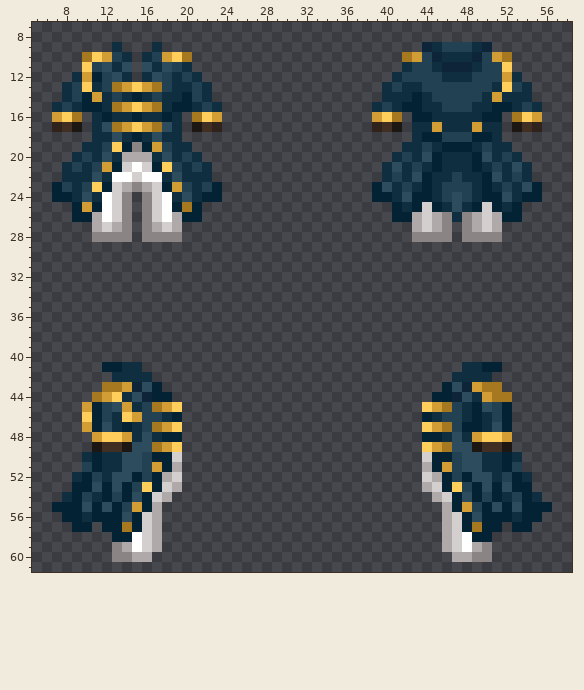
File history of a pixel-art sprite, Resources/Textures/Clothing/Uniforms/Jumpskirt/capformaldress.rsi/equipped-INNERCLOTHING.png. Above: the version before the commit.
The file is 64x64 pixels. Shown: x 5..58, y 7..61.
New version:
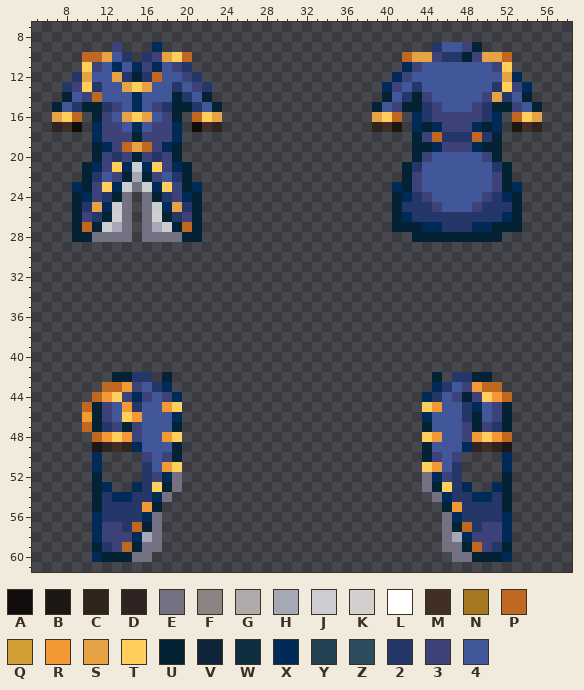
Palette (. is transparent): A #110d0c  B #1d1714  C #2f231c  D #2f2323  E #747182  F #8a8484  G #afa9a9  H #a5a9b6  J #cbcdd1  K #d4cfcf  L #ffffff  M #412f24  N #a6781f  P #c06822  Q #d39d36  R #f29835  S #e6a345  T #ffce5b  U #032234  V #0e2539  W #0f2e40  X #002a57  Y #224153  Z #2d4c5e  2 #253769  3 #3d4379  4 #41579a
What changed:
@@ x 5..58 @@
  8 ......................................................
- 9 ........W...W..........................VWYYYWV........
-10 .....NTQYW.WYQTN.....................NQYVWWWVYQN......
-11 .....TYZWZ.ZWZYW.....................WYYWVVVWYYT......
-12 ....WQUYZW.WZYWYW...................WYYYYWWWYYYQW.....
-13 ...WYTWYNQTQNYWWYW.................WYWWYYYYYYYWTYW....
-14 ...WYUQWYWUWYWWUYW.................WWWUWYYYYYWQWWW....
-15 ..WYWUUWNQTQNWUUWYW...............WYWUUWWYYYWWUUWYW...
-16 ..QTN.WUWWUWWUW.NTQ...............QTN.UUWWWWWUU.NTQ...
-17 ..CMB.WZNQTQNZW.BMC...............CMB.WWQWWWQWW.BMC...
-18 ......WWZWUWZWW.......................WUUYYYUUW.......
-19 .....WWYTUFUQYWW.....................WWYWUUUWYWW......
-20 ....WYWZWGGGWZWYW...................WYWZUWWWUZWYW.....
-21 ...WYWYQUKLKUTYWYW.................WZWYWUWWWUWYWZW....
-22 ...WWWZWLLKLLWZWWW.................WYWZUWWYWWUZWYW....
-23 ..UYWYTUKGFGKUQYWYU...............UZWYWUWYYYWUWYWZU...
-24 ..UUWZWLKF.FKLWZWUU...............UUWZUUWYZYWUUZWUU...
-25 ....UQULKF.FKLUNU...................UWUKUWZWUKUWU.....
-26 ....UUGLKF.FKLGUU...................UUGKGFWFGKGUU.....
-27 ......GKGF.FGKG.......................GKGF.FGKG.......
-28 ......FFFF.FFFF.......................FFFF.FFFF.......
+ 9 ........3...X...........................2443U.........
+10 .....PPS42.23STP.....................PSS322U3SSP......
+11 .....T34X4X3X432.....................X344444443T......
+12 ....2S44S2U2P4432...................X3444444444SX.....
+13 ...23T244STS442432.................X34244444442T3X....
+14 ...U43P444X444U24U.................U42U3444443S24U....
+15 ..U42UU234X432UU24U...............U43UU2344432UU34U...
+16 ..STP.U34STS43U.PTS...............STP.X2333332X.PTS...
+17 ..DMA.X334X433X.AMD...............CMB.XUX333XUX.BMC...
+18 ......X333U333X.......................U3P222P2U.......
+19 ......UX3PSP3XU.......................UUX333XUU.......
+20 ......U323U323U.......................U3444443U.......
+21 .....UX3TXJXT3XU.....................U244444442U......
+22 .....U243UHU342U.....................U344444443U......
+23 ....XU3TXJEJXT3UX...................XU344444443UX.....
+24 ....UX32UE.EU23XU...................UX234444432XU.....
+25 ....U2SXJE.EJXS2U...................U22234443222U.....
+26 ....U32UKE.EKU23U...................UX222222222XU.....
+27 ....UPUJHE.EHJUPU...................UUUXX222XXUUU.....
+28 ....UUEEEE.EEEEUU.....................UUUUUUUUU.......
 29 ......................................................
@@ x 5..58 @@
 40 ......................................................
-41 .......UUWW................................WWUU.......
-42 ........WWWW..............................WWWW........
-43 .......NNQVZU............................UZVQNN.......
-44 ......NQTWZVUU..........................UUVZWQNN......
-45 .....QUYZQWYNQT........................TQNYWUZYU......
-46 .....TUYWTQYYWU........................UWYYWUWYU......
-47 .....QUZWUWYNQT........................TQNYUUWZU......
-48 ......QTTQWZWUU........................UUWZWQTTQ......
-49 ......BMMBZZNQT........................TQNZZBMMB......
-50 .....WUWWZZYUUK........................KUUYZZWWUW.....
-51 .....YUWWZZYQUG........................GUQYZZWWUY.....
-52 ....WUYWZZUYUGK........................KGUYUZZWYUW....
-53 ....UUZUZUYTUKG........................GKUTYUZUZUU....
-54 ...WUYWUYUZUKG..........................GKUZUYUWYUW...
-55 ..UUUZUZUYQUG............................GUQYUZUZUUU..
-56 ...UUWUUUZUKG............................GKUZUUUWUU...
-57 ....UU.UUNUKG............................GKUNUU.UU....
-58 ........UULKG............................GKLUU........
-59 ........FGLKG............................GKLGF........
-60 ........FFGG..............................GGFF........
+41 ......................................................
+42 ........UU22.U..........................U.22UU........
+43 .......PPR342X..........................X243RPP.......
+44 ......PRT3X343X........................X243U3TRP......
+45 .....PU34R244RT........................TR442X43U......
+46 .....RU34TR444X........................X4442U43U......
+47 .....PU23U3444U........................U4443U32U......
+48 ......PRTR344RT........................TR443RTRP......
+49 ......BDMDX444U........................U444XDMDB......
+50 ......X....343U........................U343....X......
+51 ......X....24RT........................TR42....X......
+52 ......U....23XE........................EX32....U......
+53 ......UX..X2TUE........................EUT2X..XU......
+54 ......U2XX22XE..........................EX22XX2U......
+55 ......U2222RU............................UR2222U......
+56 ......X2222XE............................EX2222X......
+57 ......X332PUE............................EUP233X......
+58 ......X333XHE............................EHX333X......
+59 ......U23PUEE............................EEUP32U......
+60 ......XUUUEE..............................EEUUUX......
 61 ......................................................
Where, in picture pixels (left, top, right, bottom), the same in both pictures:
changed: (52, 42, 222, 242)
changed: (372, 42, 542, 242)
changed: (52, 362, 182, 562)
changed: (422, 362, 552, 562)
